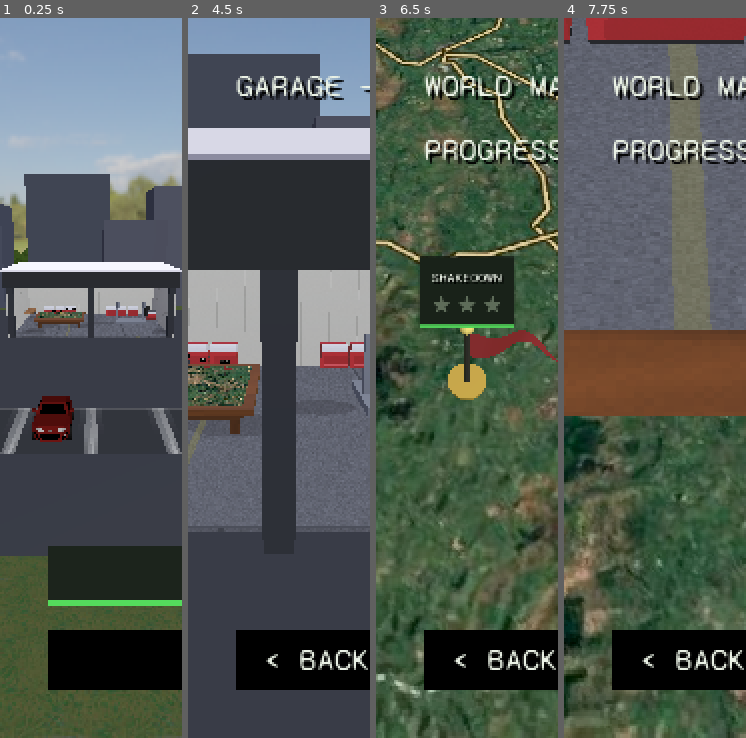
Above: before the commit, frames 1-4 (left to right).
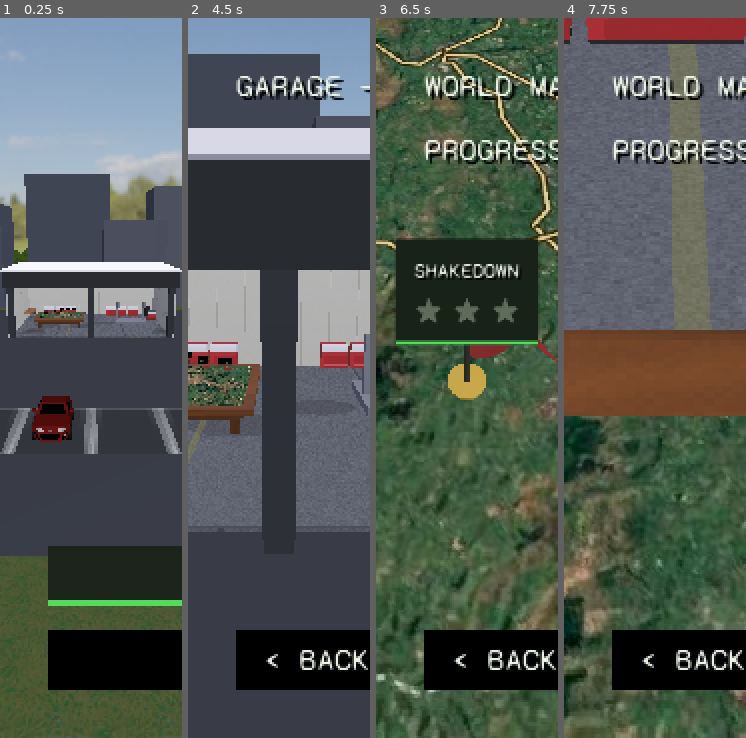
Above: after the commit, the same moments.

Repository: felixxwu/TAPPA
Game: Godot game, scene res://tools/menu_capture.tscn
Same seed, same stepped clock (60 frames per second), same inputs: the game is played once before the commit and once after it. This scene is started directly instead of the project's main scene.
Inputs (mouse positions are in pixels of both pictures, inside the frame that each line leads up to):
- Up to frame 1 (0.25 s): no input
- Up to frame 2 (4.5 s): tap Enter (menu_select) at 0.5 s; move the mouse to (319, 342) at 0.52 s; hold Right (menu_right) 0.53-1.25 s; tap C (cycle_camera) at 0.6 s; click (319, 342) at 0.67 s; drag from (242, 414) to (269, 522) at 1.27 s; move the mouse to (297, 219) at 2.02 s; hold Right (menu_right) 2.03-2.75 s; tap T (toggle_gearbox) at 2.1 s; tap R (reset_car) at 2.75, 4.25 s; drag from (269, 522) to (224, 270) at 2.77 s; move the mouse to (333, 486) at 3.52 s; hold Left (menu_left) 3.53-4.25 s; hold Shift 3.53-4.25 s; drag from (224, 270) to (251, 198) at 4.27 s
- Up to frame 3 (6.5 s): click "< BACK" at 5 s; tap A (steer_left) at 5.75 s; move the mouse to (476, 378) at 5.77 s; hold S (brake_reverse) from 5.78 s (still down); tap Ctrl at 5.85 s; click (476, 378) at 5.92 s
- Up to frame 4 (7.75 s): release S (brake_reverse) at 6.5 s; tap A (steer_left) at 6.5 s; drag from (627, 198) to (618, 414) at 6.52 s; click "< MAP" at 7.25 s

The runs differ from the first frame. In frame 1, less than 0.1% of the frame differs, in the area x 24-41%, y 40-42%; in frame 2, 0.1%; in frame 3, 8.2%, in the area x 9-90%, y 30-46%; in frame 4, nothing differs.

Commit message:
Map pins: 1.5x bigger readout boxes + make the menu box a click target
Bump PIN_LABEL_PIXEL_SIZE 0.0017 -> 0.00255 so every rally readout box renders
1.5x bigger (map_pin_capture mirrors it; capture regenerated). Each unlocked pin
now carries TWO hit spheres via a shared _add_pin_hit helper — one over the
flag/pole and one over the floating menu box — both routed to _on_pin_input, so
a click on the menu itself enters the rally just like a click on the flag. The
box target's radius (0.32) stays under half the closest pin spacing (~0.72 m) so
neighbouring menus' targets don't overlap. Also renamed mark_panel_focused's
param to drop a panel()-shadowing warning. Test + menus.md updated.

Co-Authored-By: Claude Opus 4.8 <noreply@anthropic.com>
Claude-Session: https://claude.ai/code/session_01GwYc7VQazMdbq2QAuRU26r

Diff:
--- a/rally/scripts/hq.gd
+++ b/rally/scripts/hq.gd
@@ -57,7 +57,7 @@
 # billboarded Sprite3D. PIN_LABEL_PX is the off-screen viewport resolution; pixel_size
 # scales it to world metres; rise is how far above the flag tip the box floats.
 const PIN_LABEL_PX := Vector2i(320, 120)
-const PIN_LABEL_PIXEL_SIZE := 0.0017
+const PIN_LABEL_PIXEL_SIZE := 0.00255  # 1.5x the original 0.0017 so the boxes read bigger
 const PIN_LABEL_RISE := 0.16
 
 # Loaded LAZILY (not preloaded) so the heavy car scene — which pulls in the MX-5 glb,
@@ -647,20 +647,30 @@
 	# the hover-style selection look (see _select_table_pin) without resizing the pin.
 	pin.set_meta("label_panel", label.get_meta("panel"))
 
-	# Pickable hit sphere (skipped for a locked pin so it can't be entered). Kept a bit
-	# larger than the marker so the pin stays easy to tap once it's small on screen.
+	# Pickable hit spheres (skipped for a locked pin so it can't be entered), both bound
+	# to the same handler so a click on EITHER the flag/pole OR the floating readout box
+	# enters the rally. The box target makes the menu itself tappable (a bigger, easier
+	# target than the slim flag); its radius is kept under half the closest pin spacing
+	# (~0.72 m) so neighbouring menus' targets don't overlap.
 	if not locked:
-		var area := Area3D.new()
-		var cs := CollisionShape3D.new()
-		var sph := SphereShape3D.new()
-		sph.radius = 0.28
-		cs.shape = sph
-		area.add_child(cs)
-		area.position = Vector3(0.0, marker_top * 0.5, 0.0)
-		area.input_ray_pickable = true
-		area.input_event.connect(_on_pin_input.bind(rally_id))
-		pin.add_child(area)
+		_add_pin_hit(pin, rally_id, Vector3(0.0, marker_top * 0.5, 0.0), 0.28)
+		_add_pin_hit(pin, rally_id, Vector3(0.0, marker_top + PIN_LABEL_RISE, 0.0), 0.32)
 	return pin
+
+
+# Add a pickable sphere Area3D (radius `r`, at local `pos`) to `pin`, routing clicks to
+# the rally-pin handler for `rally_id`.
+func _add_pin_hit(pin: Node3D, rally_id: String, pos: Vector3, r: float) -> void:
+	var area := Area3D.new()
+	var cs := CollisionShape3D.new()
+	var sph := SphereShape3D.new()
+	sph.radius = r
+	cs.shape = sph
+	area.add_child(cs)
+	area.position = pos
+	area.input_ray_pickable = true
+	area.input_event.connect(_on_pin_input.bind(rally_id))
+	pin.add_child(area)
 
 
 # Build the floating readout box for a pin: a design-system black panel holding the
--- a/rally/scripts/ui_theme.gd
+++ b/rally/scripts/ui_theme.gd
@@ -212,7 +212,7 @@
 # menu row — the same SURFACE_HOVER face + green bottom underline `mark_focused` gives a
 # button — so a selected pin and a hovered menu option read identically. `pad` matches
 # the panel's content padding so the box doesn't resize between the two states.
-static func mark_panel_focused(panel: PanelContainer, focused: bool, pad: int = 14) -> void:
+static func mark_panel_focused(container: PanelContainer, focused: bool, pad: int = 14) -> void:
 	var box := StyleBoxFlat.new()
 	if focused:
 		box.bg_color = SURFACE_HOVER
@@ -222,7 +222,7 @@
 		box.bg_color = BLACK  # pure black when idle (rule 4)
 	for side in ["left", "top", "right", "bottom"]:
 		box.set("content_margin_" + side, float(pad))
-	panel.add_theme_stylebox_override("panel", box)
+	container.add_theme_stylebox_override("panel", box)
 
 
 # Grab keyboard/gamepad focus on `ctrl`, but only when it can actually take it —
--- a/rally/tests/headless/test_menu_flow.gd
+++ b/rally/tests/headless/test_menu_flow.gd
@@ -282,7 +282,16 @@
 		"a locked pin is not pickable (no hit area)")
 	var normal := _pin_for(hq, "shakedown")
 	assert_false(bool(normal.get_meta("locked")), "a normal rally pin is unlocked")
-	assert_gt(normal.find_children("*", "Area3D", true, false).size(), 0, "an unlocked pin is pickable")
+	var areas := normal.find_children("*", "Area3D", true, false)
+	assert_eq(areas.size(), 2, "an unlocked pin is pickable on BOTH the flag and its menu box")
+	# One hit target sits up at the readout box (flag pole + label rise), so a click on
+	# the menu itself enters the rally just like a click on the flag.
+	var label_y: float = RallyFlag.POLE_HEIGHT + hq.PIN_LABEL_RISE
+	var menu_targets := 0
+	for a in areas:
+		if absf((a as Area3D).position.y - label_y) < 0.01:
+			menu_targets += 1
+	assert_eq(menu_targets, 1, "the floating menu box is itself a click target")
 
 
 func test_hq_pins_stars_reflect_best_placement() -> void:
--- a/rally/tools/map_pin_capture.gd
+++ b/rally/tools/map_pin_capture.gd
@@ -10,7 +10,7 @@
 
 const OUT := "res://tools/map_pin_capture.png"
 const PIN_LABEL_PX := Vector2i(320, 120)
-const PIN_LABEL_PIXEL_SIZE := 0.0017
+const PIN_LABEL_PIXEL_SIZE := 0.00255
 const MAX_STARS := 3
 
 
Binary file changed: rally/tools/map_pin_capture.png
Not shown, changed: rally/features/menus.md
